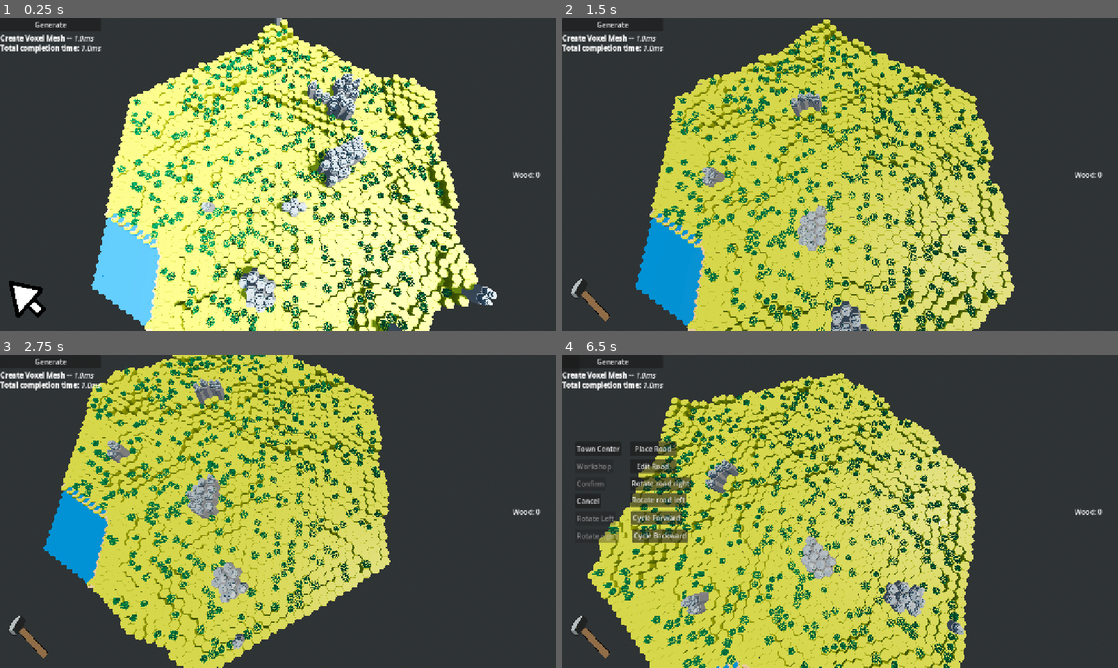
Above: before the commit, frames 1-4 (two rows, left to right).
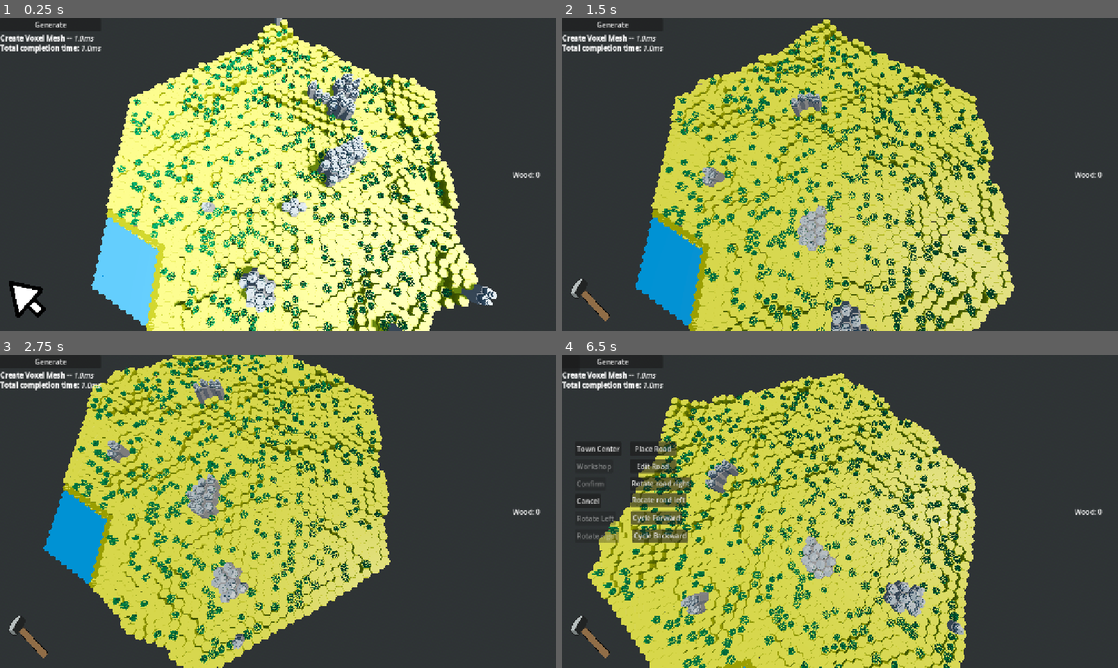
Above: after the commit, the same moments.

Repository: forzinkahd/HexaKingdomGameRepo
Game: Godot game, scene res://Scenes/GameScene.tscn
Two runs of this game, one before a commit and one after it. Both use one fixed random seed, a clock stepped at 60 frames per second and the inputs below.
Inputs (mouse positions are in pixels of both pictures, inside the frame that each line leads up to):
- Up to frame 1 (0.25 s): no input
- Up to frame 2 (1.5 s): click "Generate" at 0.5 s; tap Enter at 1.25 s; move the mouse to (962, 158) at 1.27 s; hold D (MoveRight) from 1.28 s (still down); tap 2 (Build) at 1.35 s; click (962, 158) at 1.42 s
- Up to frame 3 (2.75 s): move the mouse to (166, 527) at 2.02 s; release D (MoveRight) at 2.03 s; hold S (MoveBackwards) from 2.03 s (still down); tap Q (RotateCameraLeft) at 2.1 s
- Up to frame 4 (6.5 s): move the mouse to (895, 442) at 2.77 s; release S (MoveBackwards) at 2.78 s; hold D (MoveRight) 2.78-3.53 s; hold E (RotateCameraRight) 2.78-3.53 s; move the mouse to (812, 574) at 3.52 s; hold W (MoveForward) 3.53-4.28 s; tap 1 (Select) at 3.6 s; click (812, 574) at 3.67 s; move the mouse to (1006, 558) at 4.27 s; hold A (MoveLeft) 4.28-5.78 s; tap 2 (Build) at 4.35 s; move the mouse to (673, 464) at 5.02 s; tap Q (RotateCameraLeft) at 5.1 s; move the mouse to (867, 511) at 5.77 s; hold S (MoveBackwards) from 5.78 s (still down); hold E (RotateCameraRight) from 5.78 s (still down); click (867, 511) at 5.92 s

The runs differ from the first frame. In frame 1, 0.6% of the frame differs, in the area x 18-30%, y 60-100%; in frame 2, 0.6%; in frame 3, 0.4%; in frame 4, 0.1%.

Commit message:
Progress

Diff:
--- a/scripts/WorldGen/Voxel/voxel_generator.gd
+++ b/scripts/WorldGen/Voxel/voxel_generator.gd
@@ -385,22 +385,12 @@
 func _surface_cap_y(v: Voxel) -> float:
 	var half_step_h := settings.voxel_height * 0.5
 
-	# Default terrain cap height
-	var y := float(v.height_units) * half_step_h
-
-	# Any sea tile should sit on the sea plane
-	if v.is_sea:
-		y = float(settings.sea_level_units) * half_step_h
-
-	# Optional extra nudge down if the coast mesh pivot sits a bit high
-	#if v.is_sea and v.sea_is_coast_ring:
-		# y -= 0.05 * settings.voxel_height
-		# If it is still too high, try:
-		# y -= 0.10 * settings.voxel_height
-		# or, if your mesh is a full half-step too high:
-		# y -= half_step_h
-
-	return y
+	# Water and coast caps should visually sit at sea level.
+	# The logical land voxel may still be height 1 or 2, but the coast mesh itself is a transition mesh.
+	if v.is_sea or v.water or v.is_coast:
+		return float(settings.sea_level_units) * half_step_h
+
+	return float(v.height_units) * half_step_h
 
 
 """func _spawn_surface_tiles(chunk: Chunk) -> void:
--- a/scripts/WorldGen/coast_system.gd
+++ b/scripts/WorldGen/coast_system.gd
@@ -7,7 +7,7 @@
 const COAST_D := 3
 const COAST_E := 4
 
-const COAST_EDGE_OFFSET_STEPS := 1 # tune only once after assets are aligned
+#const COAST_EDGE_OFFSET_STEPS := 1 # tune only once after assets are aligned
 
 
 static func rebuild(surface_tiles: Array[Voxel]) -> void:
@@ -55,15 +55,11 @@
 		or v.water_kind == Voxel.WaterKind.RIVER
 
 
-# Returns Vector2(variant_index, yaw)
 static func _resolve_contiguous_coast(mask: int) -> Vector2:
 	var run := _contiguous_run(mask)
-
 	var run_len := int(run.x)
 	var run_start := int(run.y)
 
-	# Unsupported shape, e.g. bits 1 and 3.
-	# Use E rather than lying to the visual system.
 	if run_len <= 0:
 		return Vector2(COAST_E, 0.0)
 
@@ -80,10 +76,24 @@
 		_:
 			variant = COAST_E
 
+	var yaw := _coast_yaw_from_run(run_start, run_len)
+	return Vector2(variant, yaw)
+
+
+static func _coast_yaw_from_run(run_start: int, run_len: int) -> float:
 	var step := TAU / 6.0
-	var yaw := float(run_start + COAST_EDGE_OFFSET_STEPS) * step
 
-	return Vector2(variant, yaw)
+	# For A, center = start.
+	# For B, center is halfway between two sides.
+	# For C, center is the middle side.
+	# For D, center is halfway between the two middle sides.
+	var run_center := float(run_start) + (float(run_len) - 1.0) * 0.5
+
+	# Tune this once based on how your coast assets are authored.
+	# Start with 0. If all coast tiles are consistently rotated 60° off, change by +/-1.
+	const COAST_ASSET_OFFSET_STEPS := 0.0
+
+	return (run_center + COAST_ASSET_OFFSET_STEPS) * step
 
 
 # Returns Vector2(run_len, run_start).
